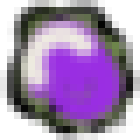
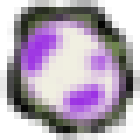
Layered file, before and after one edit (w=140, h=140). Changes by layer:
painted on "Livello 1" over [14, 14, 126, 126]
